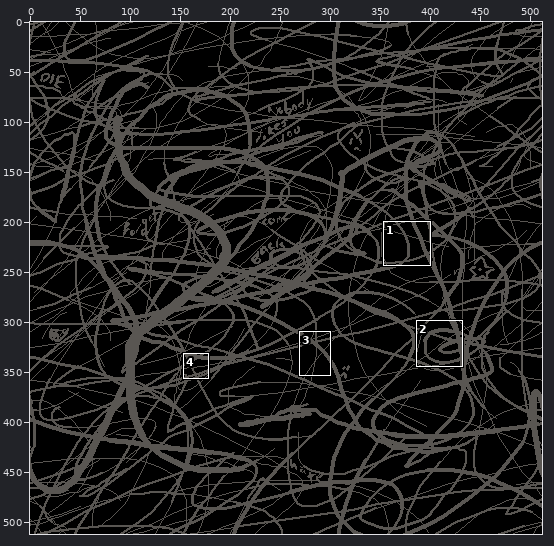
Two versions of one pixel-art file, Assets/Sprites/Background/brainBackground.aseprite. The picture above shows the old version from afar; the outline marks the close-up.
Close-up. First the earlier version:
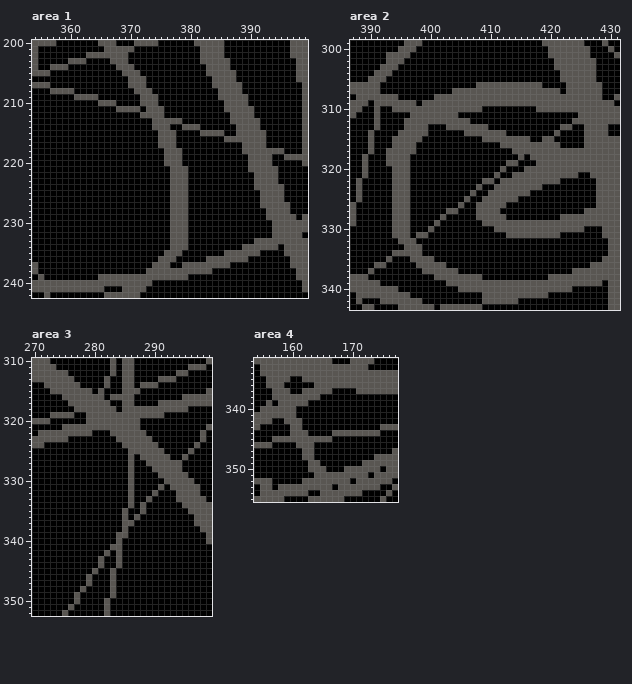
512x512 pixels, 1 frame. Shown: area 1: x 354..399, y 200..242; area 2: x 387..431, y 299..343; area 3: x 270..299, y 310..352; area 4: x 154..177, y 332..355. The commit also changed other parts of the picture, which this record leaves out.
The same view after the edit:
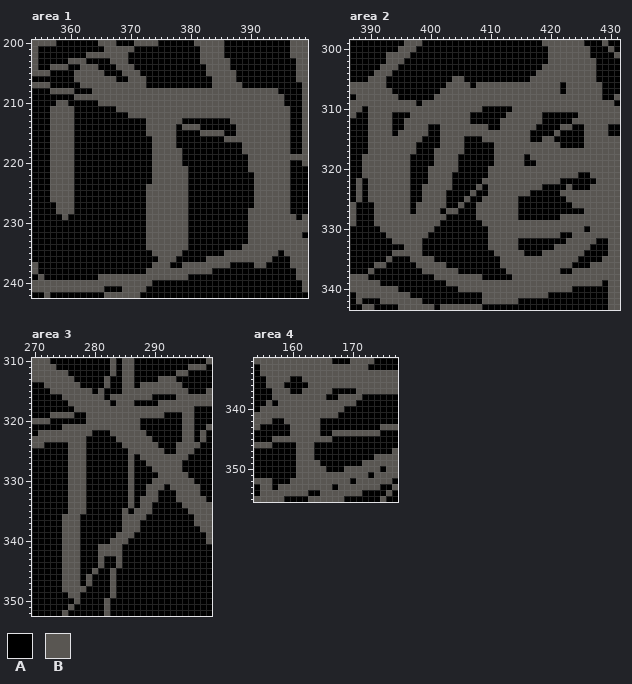
Palette (. is transparent): A #000000  B #595652
Difference:
Area 1, layer "Emission Map":
y 204: x 362..364 AAA -> BBB
y 205: x 361..365 AAAAA -> BBBBB
y 206: x 361..367 AAAAAAA -> BBBBBBB
y 207: x 362..369 AAAAAAAA -> BBBBBBBB
y 208: x 364..370 AAAAAAA -> BBBBBBB; x 374..384 AAAAAAAAAAA -> BBBBBBBBBBB; x 389..394 AAAAAA -> BBBBBB
y 209: x 365..371 AAAAAAA -> BBBBBBB; x 375..384 AAAAAAAAAA -> BBBBBBBBBB; x 390..395 AAAAAA -> BBBBBB
y 210: x 358..359 AA -> BB; x 368..371 AAAA -> BBBB; x 375..385 AAAAAAAAAAA -> BBBBBBBBBBB; x 390..395 AAAAAA -> BBBBBB
y 211: x 357..360 AAAA -> BBBB; x 372 A -> B; x 376..385 AAAAAAAAAA -> BBBBBBBBBB; x 391..396 AAAAAA -> BBBBBB
y 212: x 357..360 AAAA -> BBBB; x 370..371 AA -> BB; x 376..386 AAAAAAAAAAA -> BBBBBBBBBBB; x 391..396 AAAAAA -> BBBBBB
y 213: x 357..360 AAAA -> BBBB; x 373 A -> B; x 392..396 AAAAA -> BBBBB
y 214: x 357..360 AAAA -> BBBB; x 373 A -> B; x 377 A -> B; x 392..396 AAAAA -> BBBBB
y 215: x 357..360 AAAA -> BBBB; x 373..374 AA -> BB; x 393..396 AAAA -> BBBB
y 216..217: x 357..360 AAAA -> BBBB; x 374 A -> B; x 393..396 AAAA -> BBBB
y 218: x 357..360 AAAA -> BBBB; x 374..375 AA -> BB; x 396 A -> B
y 219: x 357..360 AAAA -> BBBB; x 374..375 AA -> BB; x 394..395 AA -> BB
y 220: x 357..360 AAAA -> BBBB; x 374..375 AA -> BB; x 394..396 AAA -> BBB
y 221..223: x 357..360 AAAA -> BBBB; x 374..376 AAA -> BBB; x 395..396 AA -> BB
y 224: x 357..360 AAAA -> BBBB; x 373..376 AAAA -> BBBB; x 396 A -> B
y 225..226: x 357..360 AAAA -> BBBB; x 373..376 AAAA -> BBBB; x 391 A -> B; x 396 A -> B
y 227: x 358..360 AAA -> BBB; x 373..376 AAAA -> BBBB; x 391 A -> B
y 228: x 358..360 AAA -> BBB; x 373..376 AAAA -> BBBB; x 390..392 AAA -> BBB
y 229: x 359 A -> B; x 373..376 AAAA -> BBBB; x 390..392 AAA -> BBB
y 230..232: x 373..376 AAAA -> BBBB; x 390..393 AAAA -> BBBB
y 233: x 373..376 AAAA -> BBBB; x 390 A -> B
y 234: x 373..376 AAAA -> BBBB; x 395 A -> B
y 235: x 374..375 AA -> BB; x 392..394 AAA -> BBB
y 236: x 390..393 AAAA -> BBBB
y 237: x 391..392 AA -> BB
Area 2, layer "Emission Map":
y 302: x 420 A -> B
y 303: x 419..420 AA -> BB
y 304: x 418..421 AAAA -> BBBB
y 305: x 404..405 AA -> BB; x 417..421 AAAAA -> BBBBB
y 306: x 392 A -> B; x 403..406 AAAA -> BBBB; x 419..421 AAA -> BBB
y 307: x 392..393 AA -> BB; x 402..403 AA -> BB
y 309: x 390 A -> B
y 310: x 390 A -> B; x 392..393 AA -> BB; x 414..417 AAAA -> BBBB
y 311: x 390 A -> B; x 392..393 AA -> BB; x 405..406 AA -> BB; x 413..418 AAAAAA -> BBBBBB
y 312: x 390 A -> B; x 392..393 AA -> BB; x 412..418 AAAAAAA -> BBBBBBB
y 313: x 390 A -> B; x 392..393 AA -> BB; x 402 A -> B; x 412..417 AAAAAA -> BBBBBB
y 314: x 391..393 AAA -> BBB; x 402..405 AAAA -> BBBB; x 413..416 AAAA -> BBBB
y 315: x 391..393 AAA -> BBB; x 402..405 AAAA -> BBBB
y 316: x 391..393 AAA -> BBB; x 402..405 AAAA -> BBBB; x 411 A -> B
y 317: x 391..392 AA -> BB; x 401..405 AAAAA -> BBBBB; x 411..413 AAA -> BBB
y 318: x 390..392 AAA -> BBB; x 401..404 AAAA -> BBBB; x 411..414 AAAA -> BBBB
y 319: x 390..392 AAA -> BBB; x 401..404 AAAA -> BBBB; x 411..412 AA -> BB; x 415 A -> B
y 320: x 390..393 AAAA -> BBBB; x 400..404 AAAAA -> BBBBB; x 410..411 AA -> BB; x 413..415 AAA -> BBB
y 321: x 390..393 AAAA -> BBBB; x 400..403 AAAA -> BBBB; x 410 A -> B; x 412..413 AA -> BB
y 322: x 390..393 AAAA -> BBBB; x 400..403 AAAA -> BBBB; x 411 A -> B
y 323: x 390..393 AAAA -> BBBB; x 399..403 AAAAA -> BBBBB; x 410 A -> B; x 423 A -> B; x 427 A -> B
y 324: x 390..393 AAAA -> BBBB; x 399..402 AAAA -> BBBB; x 422..427 AAAAAA -> BBBBBB
y 325: x 390..393 AAAA -> BBBB; x 399..402 AAAA -> BBBB; x 423..427 AAAAA -> BBBBB
y 326: x 391..393 AAA -> BBB; x 398..402 AAAAA -> BBBBB; x 413..414 AA -> BB; x 424..427 AAAA -> BBBB
y 327: x 391..393 AAA -> BBB; x 398..401 AAAA -> BBBB; x 412..414 AAA -> BBB
y 328: x 391..393 AAA -> BBB; x 397..401 AAAAA -> BBBBB; x 413..414 AA -> BB
y 329: x 391..393 AAA -> BBB; x 397..400 AAAA -> BBBB
y 330: x 392..393 AA -> BB; x 397..399 AAA -> BBB; x 410 A -> B; x 427..428 AA -> BB
y 331: x 393 A -> B; x 397 A -> B; x 410..412 AAA -> BBB; x 424..428 AAAAA -> BBBBB
y 332: x 394 A -> B; x 398 A -> B; x 410..414 AAAAA -> BBBBB; x 423..427 AAAAA -> BBBBB
y 333: x 410..414 AAAAA -> BBBBB; x 421..426 AAAAAA -> BBBBBB
y 334: x 411..415 AAAAA -> BBBBB; x 419..425 AAAAAAA -> BBBBBBB
y 335: x 412..424 AAAAAAAAAAAAA -> BBBBBBBBBBBBB
y 336: x 412..423 AAAAAAAAAAAA -> BBBBBBBBBBBB
y 337: x 413..421 AAAAAAAAA -> BBBBBBBBB
y 338: x 414..419 AAAAAA -> BBBBBB
Area 3, layer "Emission Map":
y 314: x 291..294 AAAA -> BBBB
y 315: x 288..295 AAAAAAAA -> BBBBBBBB
y 316: x 287..289 AAA -> BBB; x 294 A -> B
y 317: x 284 A -> B
y 318: x 284 A -> B; x 296 A -> B
y 319..322: x 295..296 AA -> BB
y 323: x 276..278 AAA -> BBB; x 295..296 AA -> BB
y 324: x 276..278 AAA -> BBB; x 294..296 AAA -> BBB
y 325: x 276..278 AAA -> BBB; x 294..295 AA -> BB
y 326: x 276..278 AAA -> BBB; x 293..294 AA -> BB
y 327..329: x 276..278 AAA -> BBB
y 330: x 276..278 AAA -> BBB; x 290..291 AA -> BB
y 331: x 276..278 AAA -> BBB; x 289..290 AA -> BB
y 332: x 276..278 AAA -> BBB; x 289 A -> B
y 333: x 276..278 AAA -> BBB; x 288 A -> B; x 290 A -> B
y 334: x 276..278 AAA -> BBB; x 289 A -> B
y 335: x 276..278 AAA -> BBB; x 287 A -> B; x 289 A -> B
y 336: x 275..277 AAA -> BBB; x 286 A -> B; x 288 A -> B
y 337: x 275..277 AAA -> BBB; x 287 A -> B
y 338: x 275..277 AAA -> BBB; x 286..287 AA -> BB
y 339: x 275..277 AAA -> BBB; x 286 A -> B
y 340: x 275..277 AAA -> BBB; x 283 A -> B; x 285 A -> B
y 341: x 275..277 AAA -> BBB; x 281..282 AA -> BB
y 342: x 275..277 AAA -> BBB; x 281 A -> B; x 283 A -> B
y 343..348: x 275..277 AAA -> BBB
y 349: x 276 A -> B
Area 4, layer "Emission Map":
y 336: x 163 A -> B
y 338: x 165 A -> B; x 168..171 AAAA -> BBBB
y 339: x 163..170 AAAAAAAA -> BBBBBBBB
y 340: x 161..168 AAAAAAAA -> BBBBBBBB
y 341: x 161..167 AAAAAAA -> BBBBBBB
y 342..343: x 162..164 AAA -> BBB
y 344: x 163..164 AA -> BB
y 347..348: x 161 A -> B
y 349..350: x 161..162 AA -> BB
y 351: x 161..163 AAA -> BBB
y 352: x 160..161 AA -> BB
Pixel boxes of the changes (left, top, right, bottom) in both close-ups:
changed: (50, 64, 290, 268)
changed: (368, 58, 602, 280)
changed: (62, 382, 194, 598)
changed: (290, 382, 362, 484)
